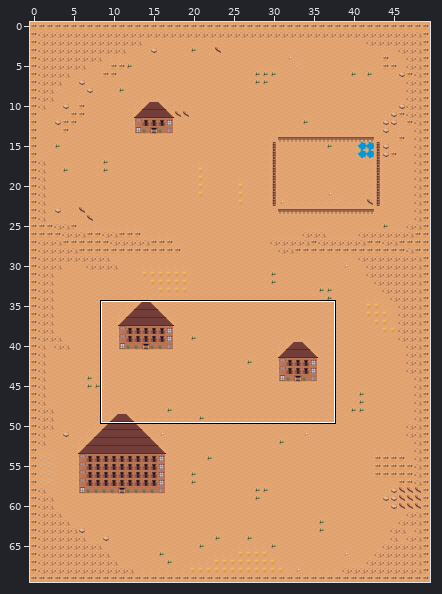
Level history. Tiled map: resources/western.tmx. Above, an overview of the earlier version with the close-up marked.
Close-up. The starting point:
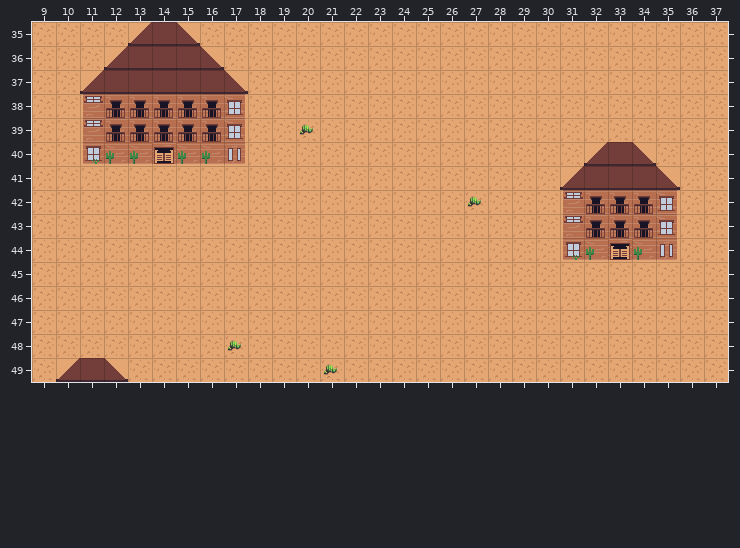
Cells are 24x24 px. Shown: x 9..37, y 35..49. The commit also changed other parts of the map, which this record leaves out. Tiles whose own drawing changed are shown in their newer look in all pictures.
The result:
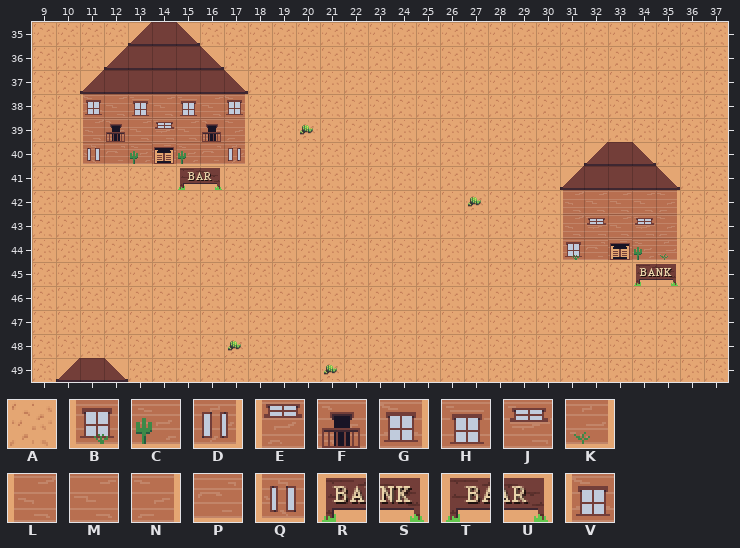
Key: from "Desert9x9": A 7, B 9, C 10, D 11, E 12, F 13, G 14; from "western": H 22, J 23, K 26, L 27, M 28, N 29, P 30, Q 32, R 35, S 36, T 37, U 38, V 39.
_ is an empty cell.
Tiles replaced or removed in this view: A, B, C, D, E, F, G.
The exact change:
Changed rows in their new state; . is an unchanged cell.
Layer "Tile Layer 1":
first column x 11:
38 VMHMHM...................
39 L.MJM.N..................
40 QP...P...................
41 ....TU...................
42 ....................LMMMN
43 ....................LJMJN
44 .....................P..K
45 .......................RS
Boxes around the changes in both close-ups, in picture pixels (x1, y1, x2, y2):
changed: (83, 96, 243, 190)
changed: (564, 192, 678, 286)
